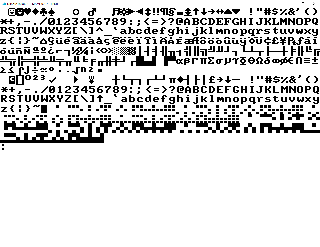
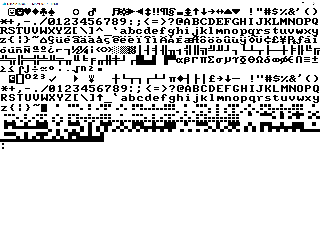
Layers edited between the first and the second 320 × 247 image:
added layer "Pasted Layer #1" above "Pasted Layer" over [0, 36, 320, 148]
painted on "Pasted Layer" over [0, 37, 320, 150]
